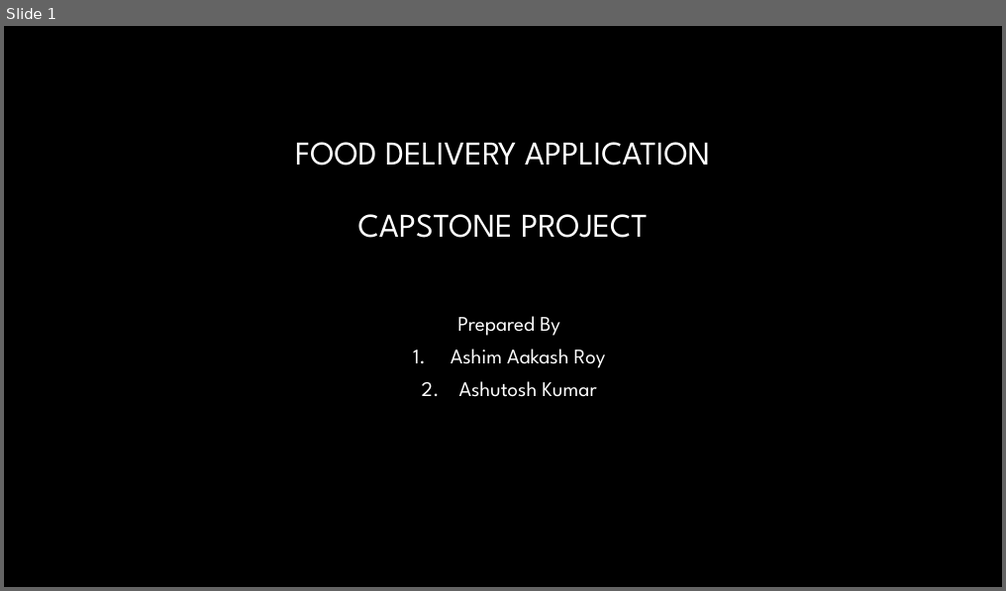
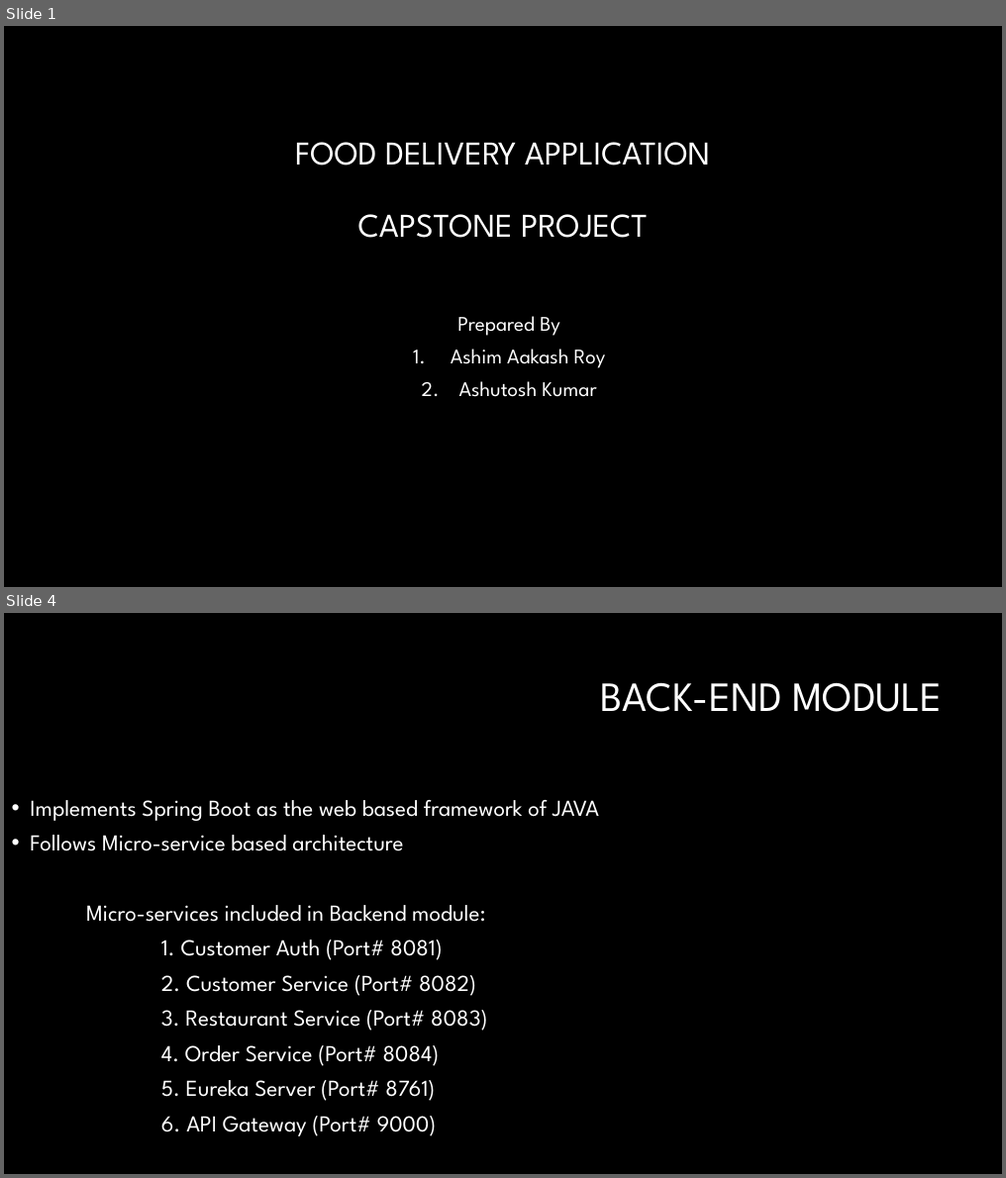
Before and after one commit to ashimaakash03/food-delivery-app, a slide deck: FOOD DELIVERY APPLICATION.pptx. Shown one above the other, each under a label of ours: slide 1 before the commit, slides 1 and 4 after it; the slides between them are not shown. The pictures are 1006x591 and 1006x1178 pixels, drawn with LibreOffice and Linux fonts; fonts in the diff are those of the drawing; background and template pictures are left out. Boxes give left, top, right and bottom in pixels: in the first picture for what was removed or moved away, otherwise in the second. Text is boxed around its words. In the diff, an @@ line names an element or a change of style, - is before the commit and + after.

```diff
--- a/FOOD DELIVERY APPLICATION.pptx
+++ b/FOOD DELIVERY APPLICATION.pptx
@@ slide 4 added at (4, 613, 1002, 1174), background #000000 @@
@@ title added at (600, 682, 943, 712), 40 pt, text #FFFFFF @@
+BACK-END MODULE
@@ text added at (30, 800, 599, 1137), 22 pt, text #FFFFFF @@
+• Implements Spring Boot as the web based framework of JAVA
+• Follows Micro-service based architecture
+Micro-services included in Backend module:
+1. Customer Auth (Port# 8081)
+2. Customer Service (Port# 8082)
+3. Restaurant Service (Port# 8083)
+4. Order Service (Port# 8084)
+5. Eureka Server (Port# 8761)
+6. API Gateway (Port# 9000)
```
Also in this commit, not shown: 11 other slides added, 1 slide removed.
